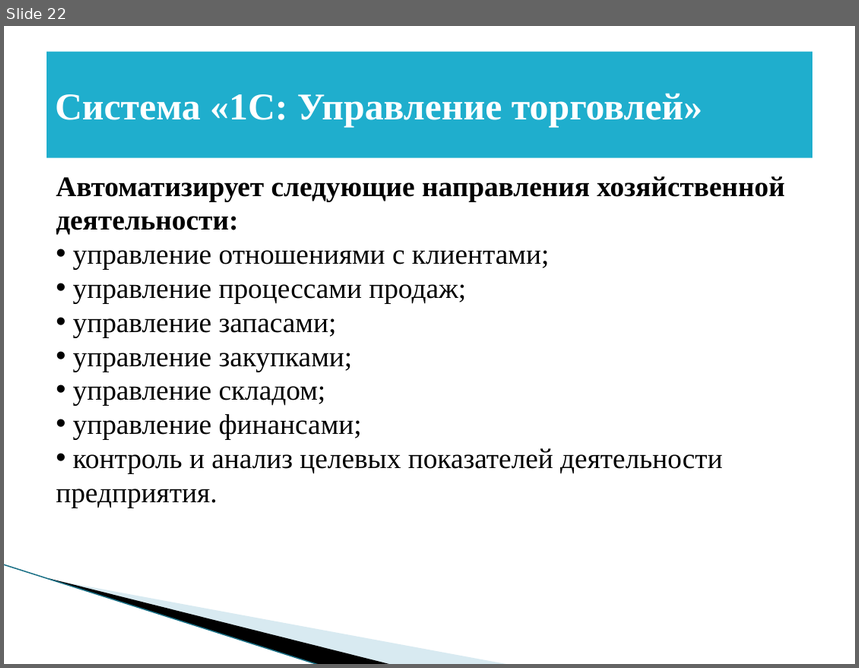
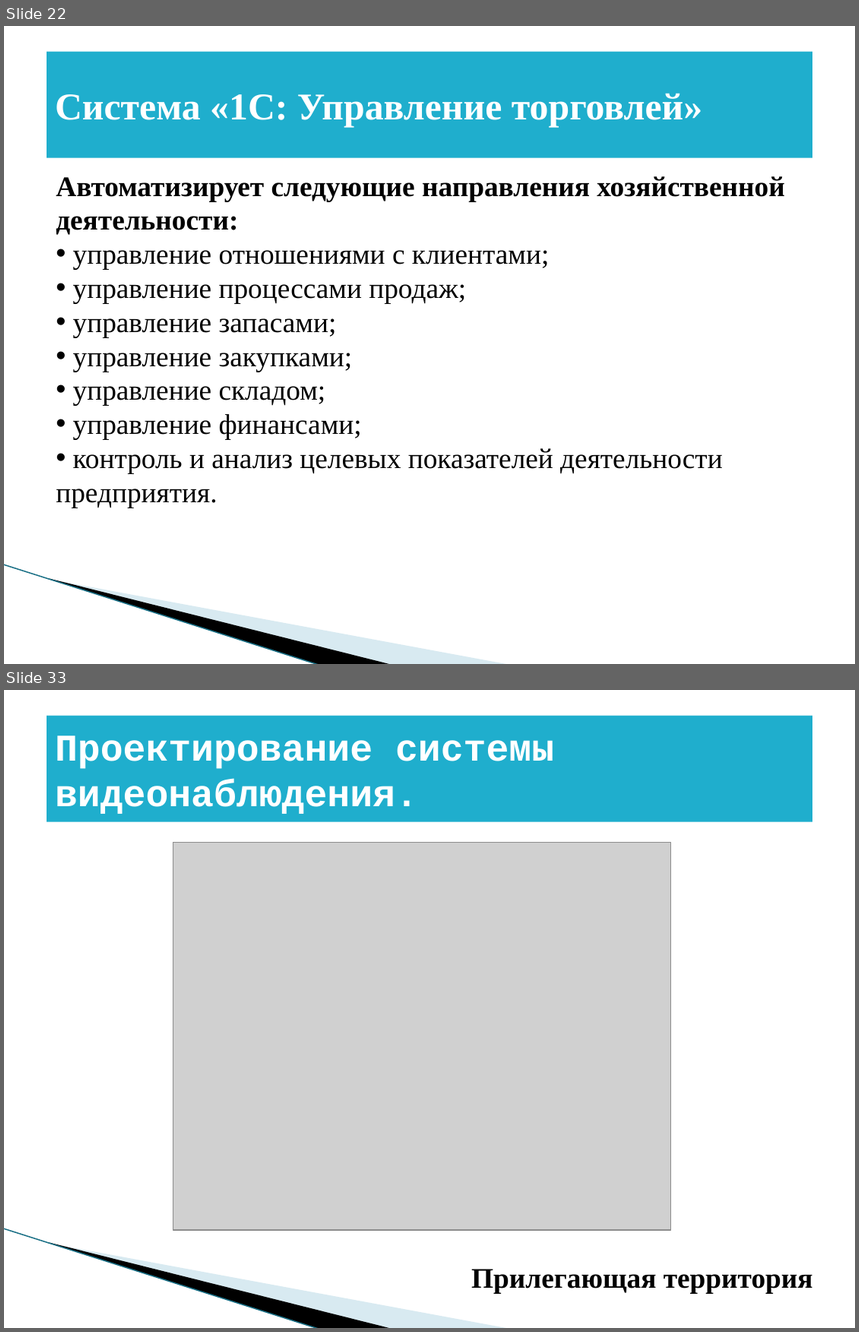
Before and after one commit to BadMax-Kirov/VKR, a slide deck: Выпускная квалификационная работа.pptx. Shown one above the other, each under a label of ours: slide 22 before the commit, slides 22 and 33 after it; the slides between them are not shown. The pictures are 859x668 and 859x1332 pixels, drawn with LibreOffice and Linux fonts; fonts in the diff are those of the drawing; grey boxes stand for pictures; background and template pictures are left out. Boxes give left, top, right and bottom in pixels: in the first picture for what was removed or moved away, otherwise in the second. Text is boxed around its words. In the diff, an @@ line names an element or a change of style, - is before the commit and + after.

```diff
--- a/Выпускная квалификационная работа.pptx
+++ b/Выпускная квалификационная работа.pptx
@@ slide 33 added at [4,690,855,1328], background #FFFFFF; not listed: 3 template elements that a slide beside it also shows @@
@@ title added at [47,716,813,822], fill #1FAECD, 32 pt, text #FFFFFF, bold @@
+Проектирование системы видеонаблюдения.
@@ picture added at [173,842,671,1230] @@
@@ text added at [471,1269,813,1293], 24 pt, text #000000, bold @@
+Прилегающая территория
```
Also in this commit, not shown: 1 slide changed, 11 other slides added, 1 other file.
